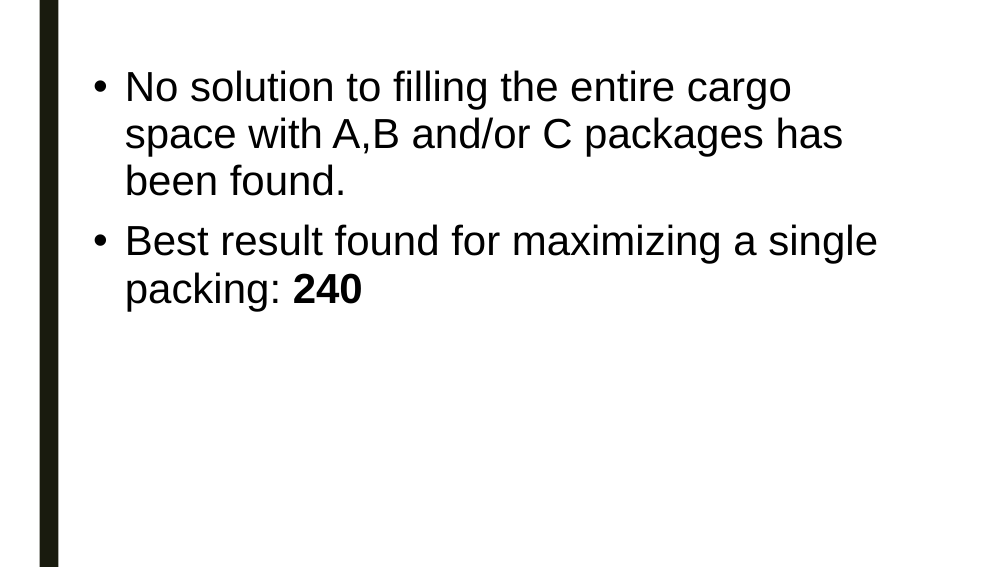
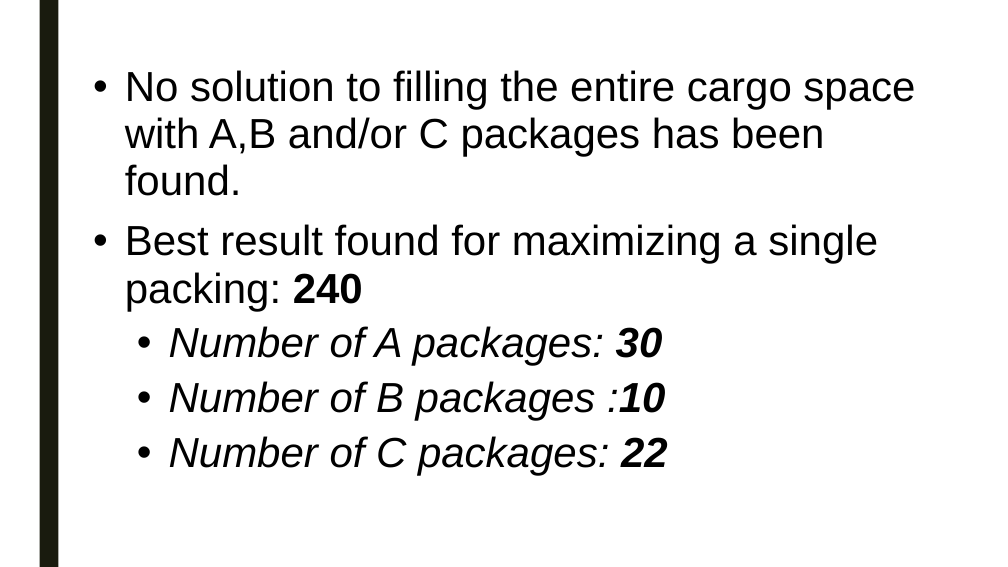
Before and after one commit to swengeler/PP3, a slide deck: slide 6 of Report, presentation and related stuff/Knapsack_problem.pptx. Drawn at 1008x567 pixels with LibreOffice and Linux fonts; fonts in the diff are those of the drawing. Boxes give left, top, right and bottom in pixels: in the first picture for what was removed or moved away, otherwise in the second. Text is boxed around its words. In the diff, an @@ line names an element or a change of style, - is before the commit and + after.

Commit message:
Changes

```diff
--- a/Report, presentation and related stuff/Knapsack_problem.pptx
+++ b/Report, presentation and related stuff/Knapsack_problem.pptx
@@ text at bbox=[169, 326, 668, 475]: paragraphs added @@
+  • Number of A packages: 30
+  • Number of B packages :10
+  • Number of C packages: 22
```
Also in this commit, not shown: 5 other slides changed.
